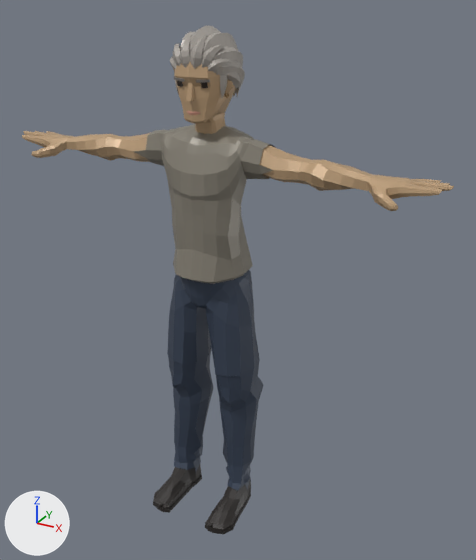
Two versions of the glTF model public/cpx/models/candidates/cand2_quaternius_man_old_168.glb, one commit apart.
Camera for both pictures: a camera (50 mm lens) standing at (1.086, -1.834, 1.811) and looking at (0.089, -0.02, 0.904). Arrows for +X, +Y and +Z are at lower left; the lights stay in place. The first picture is the older version. Where no turn or scale is listed for an object, it has been applied to the vertices. Vertices at exactly the same position are counted once.

Names of what the first picture shows: 'Beach_Body', 'Beach_Feet', 'Beach_Head', 'Beach_Legs' and 1 more.
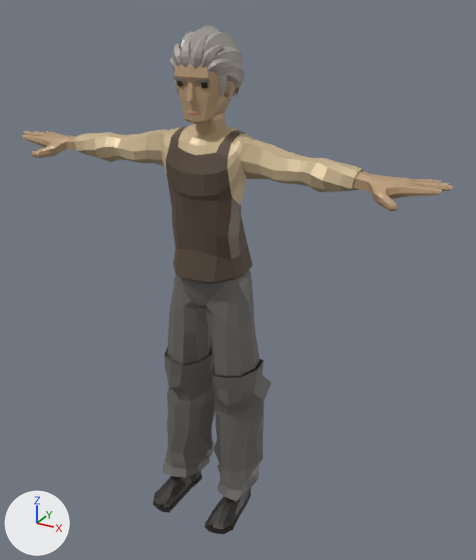
Where the change shows, as pixel boxes (x1, y1, x2, y2) in the pictures (476 x 560 px; the box of a moved part takes in the faces that stretch with it):
'Beach_Body', recoloured, reshaped (grey to brown)
    both: (22, 124, 454, 284)
'Beach_Legs', recoloured, reshaped (dark blue to dark grey, 10% wider)
    before: (167, 270, 264, 477)
    after: (164, 270, 271, 484)
'Beach_Feet', reshaped (8% wider)
    before: (153, 446, 251, 534)
    after: (153, 444, 259, 534)
part 1 of me_beach_feet, moved or reshaped
    before: (174, 446, 203, 472)
    after: (162, 444, 214, 478)
part 2 of me_beach_feet, moved or reshaped
    before: (226, 466, 251, 491)
    after: (217, 463, 259, 501)
part 3 of me_beach_legs, moved or reshaped
    before: (168, 348, 264, 477)
    after: (164, 347, 271, 484)
part 4 of me_beach_body, added (beige)
    after: (75, 131, 153, 163)
part 5 of me_beach_body, added (beige)
    after: (259, 144, 363, 192)

Diff of the bpy script that builds the scene:
```diff
--- a/public/cpx/models/candidates/cand2_quaternius_man_old_168.glb.py
+++ b/public/cpx/models/candidates/cand2_quaternius_man_old_168.glb.py
@@ mat_pants @@
 mat_pants = principled_material('Pants')
-mat_pants.base_color = (0.0423, 0.0595, 0.0953)  # dark blue #3a4557
+mat_pants.base_color = (0.156, 0.144, 0.133)  # dark grey #6e6a66
 mat_pants.metallic = 0.15
@@ mat_lightbrown @@
 mat_lightbrown = principled_material('LightBrown')
-mat_lightbrown.base_color = (0.244, 0.223, 0.182)  # grey #878276
+mat_lightbrown.base_color = (0.102, 0.0685, 0.0452)  # brown #5a4a3c
 mat_lightbrown.metallic = 0.15
@@ mat_shirt @@
 mat_shirt = principled_material('Shirt')
-mat_shirt.base_color = (0.244, 0.223, 0.182)  # grey #878276
+mat_shirt.base_color = (0.597, 0.462, 0.275)  # beige #cbb58f
 mat_shirt.metallic = 0.15
@@ mat_shirtsleeve @@
+mat_shirtsleeve = principled_material('ShirtSleeve')
+mat_shirtsleeve.base_color = (0.597, 0.462, 0.275)  # beige #cbb58f
+mat_shirtsleeve.metallic = 0.15
+mat_shirtsleeve.roughness = 0.45
@@ me_beach_feet @@
 # used by ob_beach_feet; location = (0.0, 0.0, 0.0)
-me_beach_feet.from_pydata(...)  # 370 vertices, 678 faces; spans x -0.175..0.175, y -0.265..-0.003, z -0.005..0.149
+me_beach_feet.from_pydata(...)  # 370 vertices, 678 faces; spans x -0.194..0.194, y -0.265..0.037, z -0.005..0.149
+# me_beach_feet part 1: 41 of 370 vertices moved; they spanned x -0.162..-0.065, y -0.124..-0.003, z 0.079..0.149 and now span x -0.194..-0.03, y -0.178..0.037, z 0.079..0.149; mean shift (0.0, 0.0, 0.0); largest move (-0.145, -0.121, 0.091) -> (-0.167, -0.174, 0.091)
+# me_beach_feet part 2: 41 of 370 vertices moved; they spanned x 0.065..0.162, y -0.124..-0.003, z 0.079..0.149 and now span x 0.03..0.194, y -0.178..0.037, z 0.079..0.149; mean shift (0.0, 0.0, 0.0); largest move (0.145, -0.121, 0.091) -> (0.167, -0.174, 0.091)
 me_beach_feet.materials.append(mat_pants)
@@ me_beach_legs @@
 # used by ob_beach_legs; location = (0.0, 0.0, 0.0)
-me_beach_legs.from_pydata(...)  # 435 vertices, 830 faces; spans x -0.18..0.18, y -0.157..0.063, z 0.144..0.955
+me_beach_legs.from_pydata(...)  # 435 vertices, 830 faces; spans x -0.201..0.201, y -0.158..0.069, z 0.144..0.955
+# me_beach_legs part 3: 156 of 435 vertices moved; they spanned x -0.18..0.18, y -0.142..0.04, z 0.144..0.598 and now span x -0.201..0.201, y -0.158..0.069, z 0.144..0.598; mean shift (0.0, 0.0, 0.0); largest move (-0.073, -0.015, 0.145) -> (-0.043, 0.019, 0.145)
 me_beach_legs.materials.append(mat_pants)
@@ me_beach_body @@
 # used by ob_beach_body; location = (0.0, 0.0, 0.0)
-me_beach_body.from_pydata(...)  # 1951 vertices, 3828 faces; spans x -0.77..0.77, y -0.18..0.07, z 0.94..1.42
+me_beach_body.from_pydata(...)  # 2445 vertices, 4784 faces; spans x -0.77..0.77, y -0.18..0.07, z 0.94..1.42
+# me_beach_body part 4: a new loose piece of 247 vertices spanning x -0.51..-0.2, y -0.11..0.01, z 1.27..1.39, in mat_shirtsleeve (beige #cbb58f)
+# me_beach_body part 5: a new loose piece of 247 vertices spanning x 0.2..0.51, y -0.11..0.01, z 1.27..1.39, in mat_shirtsleeve (beige #cbb58f)
 me_beach_body.materials.append(mat_skin)
@@ me_beach_body @@
 me_beach_body.materials.append(mat_shirt)
+me_beach_body.materials.append(mat_shirtsleeve)  # beige #cbb58f
```
